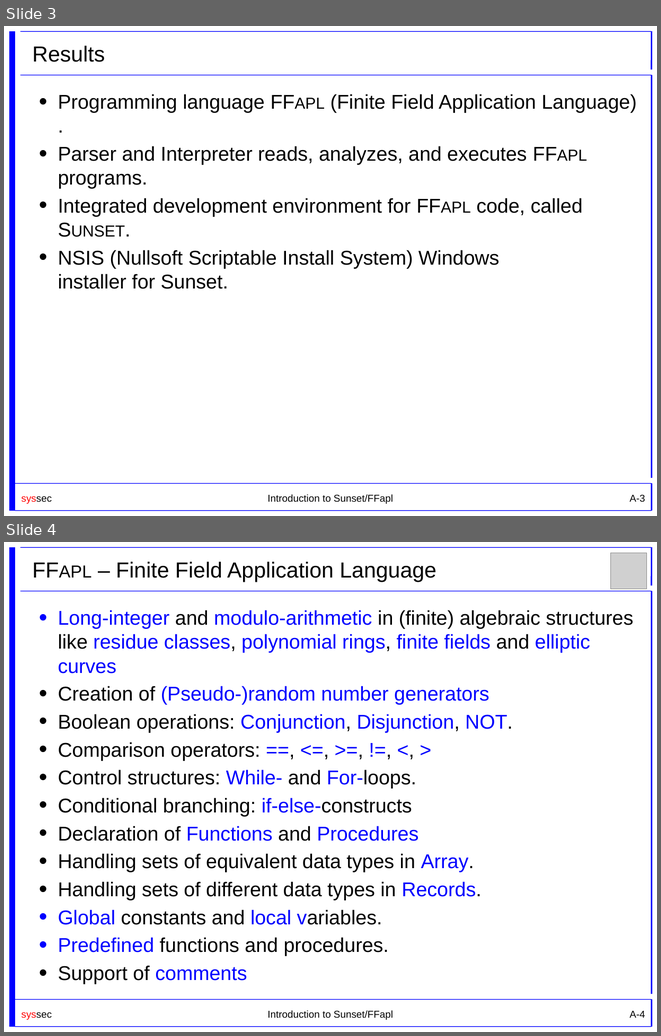
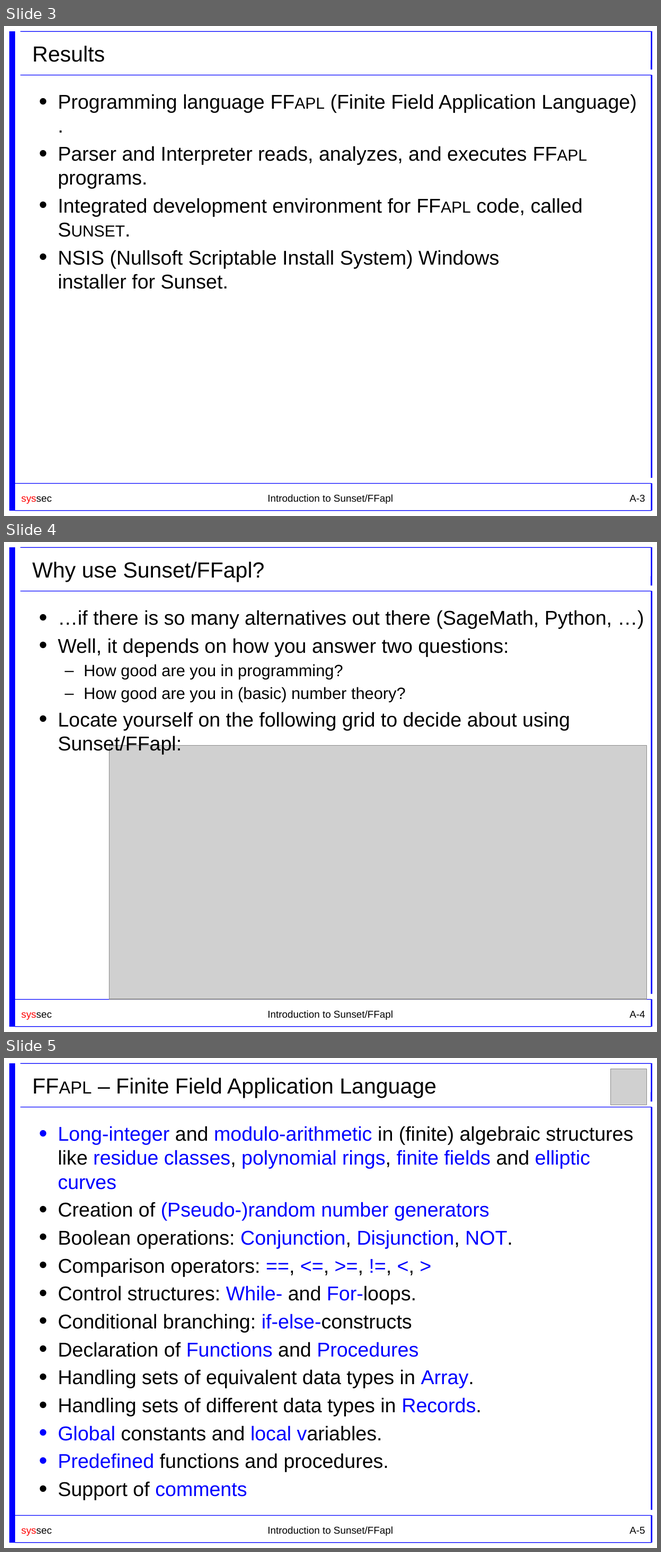
Before and after one commit to cryptool-org/cryptobrief, a slide deck: manual (drafts)/Sunset_Slides_UniKlu.pptx. Shown one above the other, each under a label of ours: slides 3 and 4 before the commit, slides 3, 4 and 5 after it. The pictures are 661x1036 and 661x1552 pixels, drawn with LibreOffice and Linux fonts; fonts in the diff are those of the drawing; grey boxes stand for pictures. Boxes give left, top, right and bottom in pixels: in the first picture for what was removed or moved away, otherwise in the second. Text is boxed around its words. In the diff, an @@ line names an element or a change of style, - is before the commit and + after.

```diff
--- a/manual (drafts)/Sunset_Slides_UniKlu.pptx
+++ b/manual (drafts)/Sunset_Slides_UniKlu.pptx
@@ slide 4 added at [4, 542, 657, 1032], background #FFFFFF; not listed: 11 template elements that a slide beside it also shows @@
@@ title added at [32, 562, 265, 582], 24 pt, text #000000 @@
+Why use Sunset/FFapl?
@@ text added at [58, 610, 612, 754], 22 pt, text #000000 @@
+• …if there is so many alternatives out there (SageMath, Python, …)
+• Well, it depends on how you answer two questions:
+  – How good are you in programming?
+  – How good are you in (basic) number theory?
+• Locate yourself on the following grid to decide about using Sunset/FFapl:
@@ picture added at [109, 745, 646, 998] @@
@@ what was slide 4 is now slide 5 @@
@@ page number at [629, 1527, 645, 1533]: text changed @@
-A-4
+A-5
```
Also in this commit, not shown: 1 slide changed, 2 other files.
